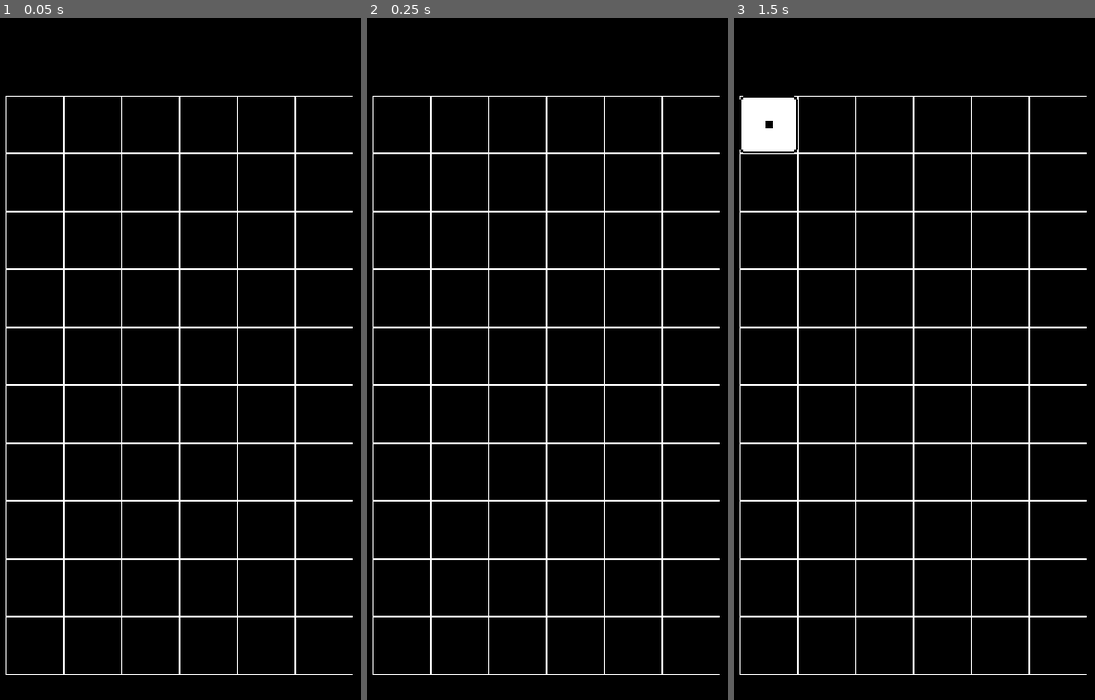
Above: before the commit, frames 1-3 (left to right).
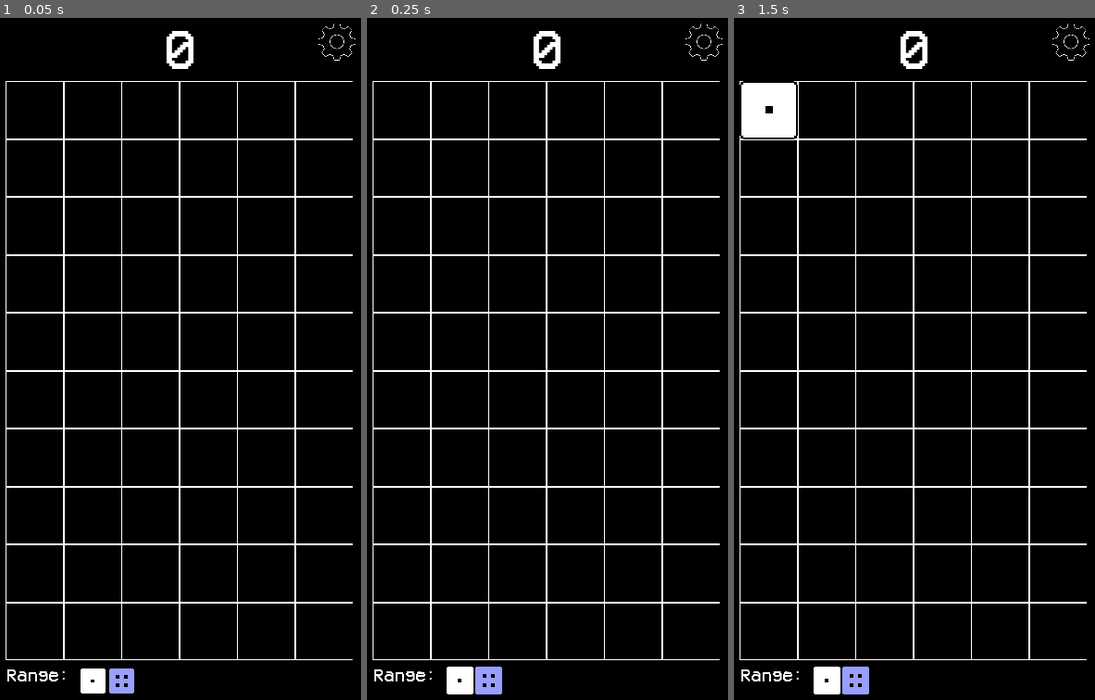
Above: after the commit, the same moments.

Repository: n8-ball/numfall_android
Game: Godot game, scene res://board/scenes/board.tscn
Same seed, same stepped clock (60 frames per second), same inputs: the game is played once before the commit and once after it. The project has no main scene, so this scene is started directly.
Inputs (mouse positions are in pixels of both pictures, inside the frame that each line leads up to):
- Up to frame 1 (0.05 s): no input
- Up to frame 2 (0.25 s): no input
- Up to frame 3 (1.5 s): click (1069, 38) at 0.52 s; tap Enter (ui_accept) at 1.25 s; move the mouse to (1004, 345) at 1.27 s; press the mouse at (1004, 345) at 1.28 s

The runs differ from the first frame. In frame 1, 6.1% of the frame differs, in the area x 1-99%, y 0-100%; in frame 2, 6.2%; in frame 3, 6.8%.
Error in both runs: Trying to assign value of type 'AnimationPlayer' to a variable of type 'Node2D'. (res://pieceSets/pixel/scripts/pixelPiece.gd:3)

Commit message:
Score added, range added, settings sprite location

Diff:
--- a/board/scenes/board.tscn
+++ b/board/scenes/board.tscn
@@ -1,10 +1,22 @@
-[gd_scene load_steps=6 format=2]
+[gd_scene load_steps=12 format=2]
 
 [ext_resource path="res://board/scripts/board.gd" type="Script" id=1]
 [ext_resource path="res://debug/sprites/debugBackground.png" type="Texture" id=2]
 [ext_resource path="res://debug/sprites/debugBoard.png" type="Texture" id=3]
 [ext_resource path="res://board/scripts/selector.gd" type="Script" id=4]
 [ext_resource path="res://board/scripts/spawner.gd" type="Script" id=5]
+[ext_resource path="res://debug/fonts/VCR_OSD_MONO_1.001.ttf" type="DynamicFontData" id=6]
+[ext_resource path="res://board/scripts/score.gd" type="Script" id=7]
+[ext_resource path="res://debug/sprites/debugGear.png" type="Texture" id=8]
+[ext_resource path="res://board/scripts/range.gd" type="Script" id=9]
+
+[sub_resource type="DynamicFont" id=2]
+size = 128
+font_data = ExtResource( 6 )
+
+[sub_resource type="DynamicFont" id=1]
+size = 192
+font_data = ExtResource( 6 )
 
 [node name="board" type="Node2D"]
 script = ExtResource( 1 )
@@ -14,12 +26,50 @@
 centered = false
 
 [node name="Sprite" type="Sprite" parent="."]
-position = Vector2( 120, 300 )
+position = Vector2( 120, 250 )
 texture = ExtResource( 3 )
 centered = false
 
 [node name="spawner" type="Node2D" parent="."]
 script = ExtResource( 5 )
 
+[node name="range" type="Node2D" parent="spawner"]
+position = Vector2( 120, 2270 )
+scale = Vector2( 0.5, 0.5 )
+script = ExtResource( 9 )
+
+[node name="text" type="RichTextLabel" parent="spawner/range"]
+margin_right = 500.0
+margin_bottom = 140.0
+custom_fonts/normal_font = SubResource( 2 )
+text = "Range:"
+__meta__ = {
+"_edit_use_anchors_": false
+}
+
 [node name="selector" type="Node2D" parent="."]
 script = ExtResource( 4 )
+
+[node name="score" type="RichTextLabel" parent="."]
+margin_left = 420.0
+margin_top = 50.0
+margin_right = 1020.0
+margin_bottom = 230.0
+custom_fonts/normal_font = SubResource( 1 )
+bbcode_enabled = true
+bbcode_text = "[center]0[/center]"
+text = "0"
+script = ExtResource( 7 )
+__meta__ = {
+"_edit_use_anchors_": false
+}
+
+[node name="settings" type="TextureButton" parent="."]
+margin_left = 1200.0
+margin_top = 50.0
+margin_right = 1328.0
+margin_bottom = 178.0
+texture_normal = ExtResource( 8 )
+__meta__ = {
+"_edit_use_anchors_": false
+}
--- a/board/scripts/board.gd
+++ b/board/scripts/board.gd
@@ -9,13 +9,15 @@
 const brdWd = 6
 const brdHt = 10
 const brdX = 120
-const brdY = 300
+const brdY = 250
 const pieceSize = 200
 
 var smallPiece = null
 var bigPiece = null
 var scheduleSpawn = false
 var swapReady = false
+
+var score = 0
 
 # Called when the node enters the scene tree for the first time.
 func _ready():
@@ -95,6 +97,7 @@
 		curPiece.setState(curPiece.COMBINE_TOP_STATE)
 		chkPiece.setState(chkPiece.COMBINE_BOT_STATE)
 		curPiece.setPos(getPos(x, y+1))
+		score += curPiece.getValue()
 		board[y+1][x] = curPiece
 		board[y][x] = null
 	# Fall
@@ -145,3 +148,9 @@
 	var newY = brdY + (pieceSize * (y+1))
 	var newPos = Vector2(newX, newY)
 	return newPos
+
+func isEmpty(x, y):
+	return board[y][x] == null
+
+func getPieceType():
+	return newPieceName
--- /dev/null
+++ b/board/scripts/range.gd
@@ -0,0 +1,33 @@
+extends Node2D
+
+onready var board : Node2D = $"../.."
+onready var spawner : Node2D = $".."
+
+var newPieceName
+var floorPiece
+var ceilPiece
+
+# Called when the node enters the scene tree for the first time.
+func _ready():
+	newPieceName = board.getPieceType()
+
+	floorPiece = newPieceName.instance()
+	floorPiece.setValue(spawner.floorNum)
+	add_child(floorPiece)
+	floorPiece.setState(floorPiece.SPAWN_STATE)
+	floorPiece.setPos(Vector2(board.pieceSize * 3, board.pieceSize))
+
+	ceilPiece = newPieceName.instance()
+	ceilPiece.setValue(spawner.ceilNum)
+	add_child(ceilPiece)
+	ceilPiece.setState(ceilPiece.SPAWN_STATE)
+	ceilPiece.setPos(Vector2(board.pieceSize * 4, board.pieceSize))
+
+# Called every frame. 'delta' is the elapsed time since the previous frame.
+func _process(delta):
+	if floorPiece.getValue() < spawner.floorNum && floorPiece.isReady():
+		floorPiece.setValue(floorPiece.getValue() + 1)
+		floorPiece.setState(floorPiece.INCREMENT_STATE)
+	if ceilPiece.getValue() < spawner.ceilNum && ceilPiece.isReady():
+		ceilPiece.setValue(ceilPiece.getValue() + 1)
+		ceilPiece.setState(ceilPiece.INCREMENT_STATE)
--- /dev/null
+++ b/board/scripts/score.gd
@@ -0,0 +1,11 @@
+extends RichTextLabel
+
+onready var board : Node2D = $".."
+
+# Called when the node enters the scene tree for the first time.
+func _ready():
+	pass # Replace with function body.
+
+# Called every frame. 'delta' is the elapsed time since the previous frame.
+func _process(delta):
+	bbcode_text = "[center]"+str(board.score)+"[/center]"
--- a/board/scripts/selector.gd
+++ b/board/scripts/selector.gd
@@ -20,18 +20,18 @@
 func _input(event):
 	#Select First
 	if event is InputEventMouseButton && event.is_action_pressed("ui_select")\
-	&& !justClicked:
+	&& !justClicked: #&& board.swapReady:
 		justClicked = true
 		coordSelect = getCoord(event.position)
 		if coordSelect.x < board.brdWd && coordSelect.x >= 0 \
 		&& coordSelect.y < board.brdHt && coordSelect.y >= 0:
 			select = board.board[coordSelect.y][coordSelect.x]
-			if select != null && select.getState() == select.IDLE_STATE:
+			if nodeAvailable(select) && select.getState() == select.IDLE_STATE:
 				select.setSelect(select.SOLO_SELECTED)
 			else:
 				select = null
 
-	elif event is InputEventMouseMotion && select != null && board.swapReady:
+	elif event is InputEventMouseMotion && nodeAvailable(select) && board.swapReady:
 		if getCoord(event.position).x < board.brdWd\
 		&& getCoord(event.position).x >= 0:
 			#Right
@@ -53,7 +53,17 @@
 		clearSelect()
 
 func clearSelect():
-	if select != null:
+	if nodeAvailable(select):
 		select.setSelect(select.UNSELECTED)
 	select = null
 	coordSelect = Vector2(-1, -1)
+
+func nodeAvailable(node):
+	if node == null:
+	  return false
+	var ref = weakref(node).get_ref()
+	if ref == null:
+	  return false
+	if ref.is_queued_for_deletion():
+	  return false
+	return true
--- a/board/scripts/spawner.gd
+++ b/board/scripts/spawner.gd
@@ -12,6 +12,10 @@
 
 func _ready():
 	rng.randomize()
+
+func _process(delta):
+	if board != null && board.bigPiece != null && board.smallPiece != null:
+		findRange()
 
 func findRange():
 	if board.bigPiece - 3 > ceilNum:
@@ -48,17 +52,20 @@
 				scaleCnt = 0
 
 		var pieceChoice = (rng.randi_range(1, totShares))
+		var coordChoice = rng.randi_range(0, board.brdWd-1)
 		for j in range(numOptions - 1, -1, -1):
 			if pieceChoice <= oddsTable[j]:
-				makePiece(floorNum + j, rng.randi_range(0, board.brdWd-1))
+				while(!board.isEmpty(coordChoice, 0)):
+					coordChoice = rng.randi_range(0, board.brdWd-1)
+				makePiece(floorNum + j, coordChoice, 0)
 				break
 
 		print(oddsTable)
 
-func makePiece(value, xPos):
+func makePiece(value, xPos, yPos):
 	var newPiece = newPieceName.instance()
 	newPiece.setValue(value)
 	board.add_child(newPiece)
-	board.board[0][xPos] = newPiece
+	board.board[yPos][xPos] = newPiece
 	newPiece.setState(newPiece.SPAWN_STATE)
-	newPiece.setPos(board.getPos(xPos, 0))
+	newPiece.setPos(board.getPos(xPos, yPos))
--- a/pieceSets/pixel/scenes/pixel.tscn
+++ b/pieceSets/pixel/scenes/pixel.tscn
@@ -194,10 +194,22 @@
 tracks/1/imported = false
 tracks/1/enabled = true
 tracks/1/keys = {
-"times": PoolRealArray( 0, 0.0333333, 0.0666667, 0.1, 0.133333 ),
+"times": PoolRealArray( 0, 0.0333333, 0.0666667, 0.1, 0.132 ),
 "transitions": PoolRealArray( 1, 1, 1, 1, 1 ),
 "update": 0,
 "values": [ Vector2( 0.3, 0.3 ), Vector2( 0.6, 0.6 ), Vector2( 0.9, 0.9 ), Vector2( 1.1, 1.1 ), Vector2( 1, 1 ) ]
+}
+tracks/2/type = "value"
+tracks/2/path = NodePath(".:visible")
+tracks/2/interp = 1
+tracks/2/loop_wrap = true
+tracks/2/imported = false
+tracks/2/enabled = true
+tracks/2/keys = {
+"times": PoolRealArray( 0 ),
+"transitions": PoolRealArray( 1 ),
+"update": 1,
+"values": [ true ]
 }
 
 [sub_resource type="Animation" id=6]
@@ -537,7 +549,7 @@
 scale = Vector2( 6.25, 6.25 )
 
 [node name="block" type="Sprite" parent="scalar"]
-scale = Vector2( 1.1, 1.1 )
+scale = Vector2( 0.3, 0.3 )
 texture = ExtResource( 1 )
 offset = Vector2( 0, -16 )
 hframes = 26
--- a/project.godot
+++ b/project.godot
@@ -22,6 +22,7 @@
 
 window/size/width=1440
 window/size/height=2560
+window/size/fullscreen=true
 window/stretch/mode="2d"
 window/stretch/aspect="keep"
 
Binary file added: debug/fonts/VCR_OSD_MONO_1.001.ttf
Binary file added: debug/sprites/debugGear.png
Not shown, added: debug/sprites/debugGear.png.import
Not shown, added: export_presets.cfg
Not shown: 3 places in pieceSets/pixel/scenes/pixel.tscn that only renumber resources
